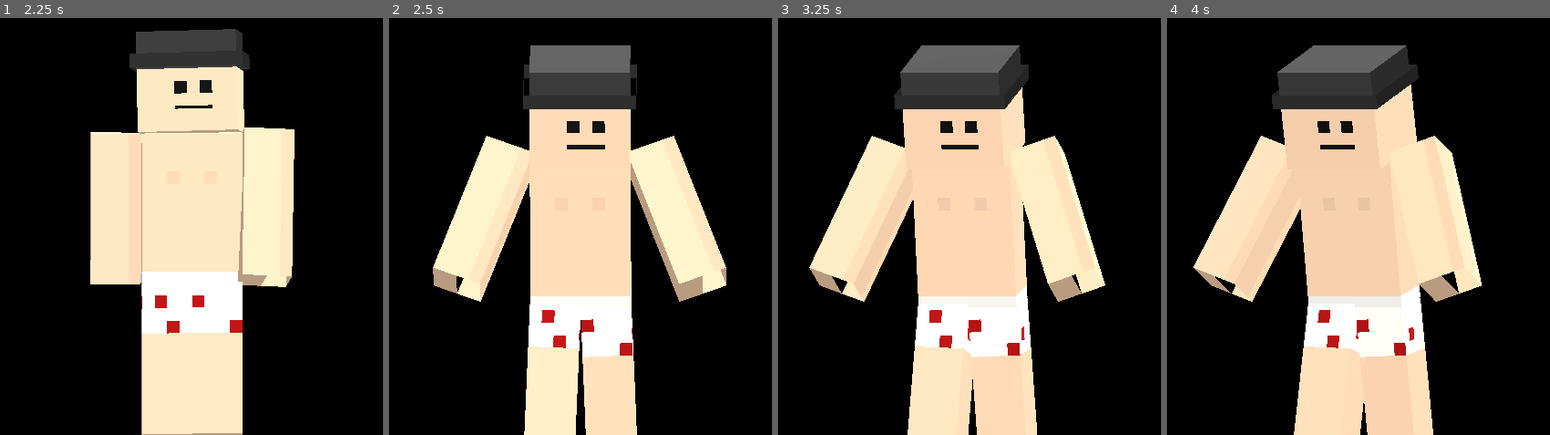
Above: before the commit, frames 1-4 (left to right).
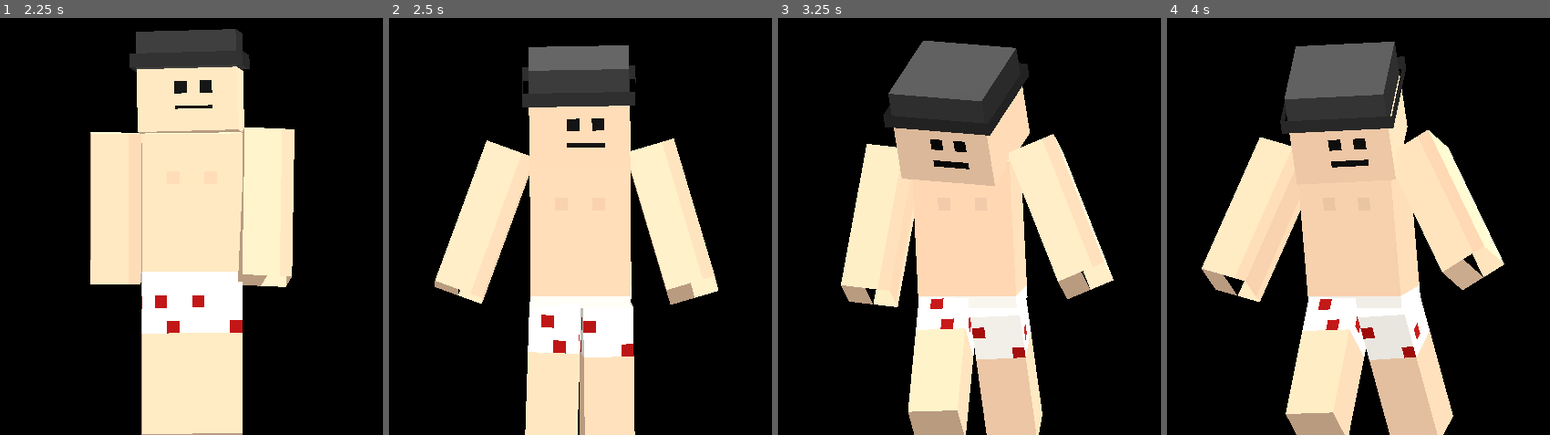
Above: after the commit, the same moments.

Repository: Livicianaa/Kevin
Game: Godot game, scene res://main.tscn
Same seed, same stepped clock (60 frames per second), same inputs: the game is played once before the commit and once after it.
Inputs (mouse positions are in pixels of both pictures, inside the frame that each line leads up to):
- Up to frame 1 (2.25 s): move the mouse to (275, 155) at 0.52 s; click (275, 155) at 0.67 s; move the mouse to (114, 205) at 1.27 s; click (114, 205) at 1.42 s; move the mouse to (229, 68) at 2.02 s; click (229, 68) at 2.17 s
- Up to frame 2 (2.5 s): no input
- Up to frame 3 (3.25 s): move the mouse to (950, 280) at 2.77 s; click (950, 280) at 2.92 s
- Up to frame 4 (4 s): move the mouse to (1473, 255) at 3.52 s; click (1473, 255) at 3.67 s

Frame 1 is identical in both runs. In frame 2, 4.3% of the frame differs, in the area x 11-89%, y 6-100%; in frame 3, 14%, in the area x 8-88%, y 5-100%; in frame 4, 14%.

Commit message:
Govde: kenarda yerinde yurume takilmasi, duvardan destekli kalkis
livi: 'en sag tarafta duruyor, kimildayamiyor' + 'kalanlari da hallet'.

- Takilma: yurume hedefi sinirin disinda kaliyordu (sinir sonradan birazcik
  degisince); Kevin kenarda sonsuza kadar yerinde yuruyordu. Hedef her karede
  sinirin icine cekiliyor; ilerleyemezse 0.6 sn sonra vazgeciyor.
- Duvar destegi: kenara 0.9 birimden yakin yatarak dustuyse diz cokme
  sonrasi kenara donup elleri duvara dayiyor ve iterek kalkiyor.
- Kalkisin ilk karesinde uzuvlar tam duzlesmiyor (tahta gibi duzlesiyordu),
  dustukleri pozla yari yolda.

Diff:
--- a/body/character.gd
+++ b/body/character.gd
@@ -88,6 +88,7 @@
 var emote_facing := NAN
 ## Yurume bitince ne yapilacak ("wall_sit" = kenara yaslanip otur)
 var after_walk := ""
+var walk_stall := 0.0
 var wall_sit_facing := 0.0
 
 var cem: RefCounted = null
@@ -509,13 +510,22 @@
 				if emote_weight <= 0.0:
 					_end_emote()
 		"walk":
+			# Hedef her karede sinirin icinde: sinir sonradan birazcik degisince
+			# hedef disarida kaliyor, Kevin kenarda sonsuza kadar yerinde
+			# yuruyordu.
+			walk_target = clampf(walk_target, bounds.x, bounds.y)
 			var dir := signf(walk_target - root_x)
 			facing = dir * FACE_SIDE
+			var before := root_x
 			# Once yana don, sonra yuru
 			if absf(facing_now - facing) < 0.05:
-				root_x += dir * WALK_SPEED * delta * (limb_speed / CEM_WALK_LIMB_SPEED)
-			if dir == 0.0 or (dir > 0 and root_x >= walk_target) or (dir < 0 and root_x <= walk_target):
-				root_x = walk_target
+				root_x = clampf(root_x + dir * WALK_SPEED * delta * (limb_speed / CEM_WALK_LIMB_SPEED), bounds.x, bounds.y)
+			# Emniyet: ilerleyemiyorsa (bir seye takildi) vazgec
+			walk_stall = walk_stall + delta if absf(root_x - before) < 0.0001 and limb_speed > 0.3 else 0.0
+			if walk_stall > 0.6 or absf(walk_target - root_x) < 0.01 or dir == 0.0 or (dir > 0 and root_x >= walk_target) or (dir < 0 and root_x <= walk_target):
+				if walk_stall <= 0.6:
+					root_x = walk_target
+				walk_stall = 0.0
 				if after_walk == "wall_sit" and play_emote("sit_lean_wall", randf_range(15.0, 30.0)):
 					emote_facing = wall_sit_facing
 				else:
@@ -977,6 +987,20 @@
 		{"t": 1.4, "lean": 0.0, "h": 18.0, "dx": 0.5, "arm": 0.0, "rleg": 0.0, "lleg": 0.0, "head": 0.0},
 	],
 }
+## Kenara yakin dustuyse diz cokme sonrasi: kenara don, elleri duvara dayayip
+## iterek kalk (livi: "ekranin kenarindaysa duvardan destek alabilir").
+## t: diz cokme karesinden sonraki sure.
+const GETUP_WALL_TAIL := [
+	{"t": 0.5, "lean": 20.0, "h": 12.8, "arm": -110.0, "rleg": 45.0, "lleg": 50.0, "head": -0.25},
+	{"t": 1.0, "lean": 12.0, "h": 15.0, "arm": -95.0, "rleg": -30.0, "lleg": 25.0, "head": -0.1},
+	{"t": 1.5, "lean": 4.0, "h": 17.4, "arm": -70.0, "rleg": 0.0, "lleg": 0.0, "head": 0.0},
+	{"t": 1.9, "lean": 0.0, "h": 18.0, "arm": 0.0, "rleg": 0.0, "lleg": 0.0, "head": 0.0},
+]
+## Duvar destegi icin kenara en fazla bu kadar yakin (birim)
+const WALL_NEAR := 0.9
+## Duvara dayanirken govdenin duvardan uzakligi (birim)
+const WALL_STAND_OFF := 0.5
+
 ## Dustugu pozdan planin ilk karesine (yere duzgun yatis) gecis
 const GETUP_SETTLE := 0.45
 
@@ -1003,7 +1027,24 @@
 	# Sadece gercekten dik (ayaklarinin ustunde) ise comelip kalk; 60 dereceye
 	# kadar egik yatan govde "dik" sayilip direk gibi kalkiyordu.
 	var upright := bb.y.y > 0.85
-	var plan: Array = GETUP_PLANS["upright" if upright else ("supine" if supine else "prone")]
+	var plan: Array = (GETUP_PLANS["upright" if upright else ("supine" if supine else "prone")] as Array).duplicate()
+
+	# Kenara yakin mi? Oyleyse son iki kare (tek diz, ayakta) yerine duvar destegi
+	var wall_dir := 0.0
+	if not upright:
+		if body_xf.origin.x - bounds.x < WALL_NEAR:
+			wall_dir = -1.0
+		elif bounds.y - body_xf.origin.x < WALL_NEAR:
+			wall_dir = 1.0
+	var wall_x := (bounds.x - 0.45) if wall_dir < 0.0 else (bounds.y + 0.45)
+	if wall_dir != 0.0:
+		plan.resize(plan.size() - 2)
+		var base_t: float = plan[plan.size() - 1].t
+		for tail in GETUP_WALL_TAIL:
+			var k: Dictionary = tail.duplicate()
+			k.t = base_t + tail.t
+			k.wall = true
+			plan.append(k)
 	# Sirt ustu kalkan ayaklarinin tarafina, yuz ustu kalkan kafasinin tarafina bakar
 	var fwd := -h3 if supine else h3
 	if upright:
@@ -1014,12 +1055,16 @@
 	var z0 := body_xf.origin.z
 	var settle := GETUP_SETTLE if not upright else 0.12
 	getup_keys = [[0.0, Transform3D(bb, body_xf.origin), start_local]]
+	var face_wall := wall_dir * FACE_SIDE
 	for key in plan:
 		var lean := deg_to_rad(key.lean)
-		var basis := Basis(Vector3.UP, face) * Basis(Vector3.RIGHT, lean)
+		var on_wall: bool = key.get("wall", false)
+		var basis := Basis(Vector3.UP, face_wall if on_wall else face) * Basis(Vector3.RIGHT, lean)
 		var along: float = key.t / plan[plan.size() - 1].t
-		var origin: Vector3 = Vector3(x0, ground_y + key.h * PX, z0 * (1.0 - along)) + fwd * key.dx * PX
+		var origin: Vector3 = Vector3(x0, ground_y + key.h * PX, z0 * (1.0 - along)) + fwd * float(key.get("dx", 0.0)) * PX
 		origin.x = lerpf(origin.x, clampf(origin.x, bounds.x, bounds.y), along)
+		if on_wall:
+			origin.x = wall_x - wall_dir * WALL_STAND_OFF
 		var local := {}
 		for limb in LIMBS.keys():
 			var world_a := 0.0
@@ -1041,10 +1086,18 @@
 			if limb == "head":
 				e = Vector3(key.head, 0, 0)
 			local[limb] = Quaternion.from_euler(e)
+		# Ilk karede uzuvlar dustukleri pozdan tam duzlesmesin (tahta gibi
+		# duzlesip oyle kalkiyordu): yari yolda kalsin
+		if getup_keys.size() == 1:
+			for limb in LIMBS.keys():
+				local[limb] = (start_local[limb] as Quaternion).slerp(local[limb], 0.45)
 		getup_keys.append([settle + key.t, Transform3D(basis, origin), local])
 
 	getup_time = 0.0
-	root_x = clampf(x0 + fwd.x * (plan[plan.size() - 1].dx) * PX, bounds.x, bounds.y)
+	var last_key: Transform3D = getup_keys[getup_keys.size() - 1][1]
+	root_x = clampf(last_key.origin.x, bounds.x, bounds.y)
+	if wall_dir != 0.0:
+		face = face_wall
 	facing = face
 	facing_now = face
 	anim_state = "idle"
